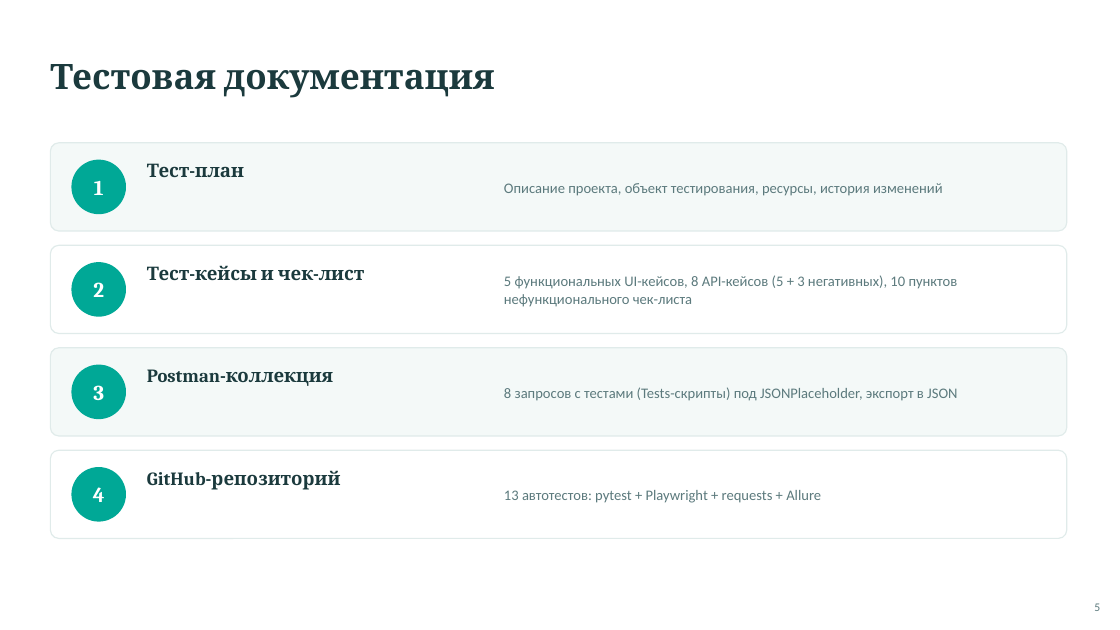
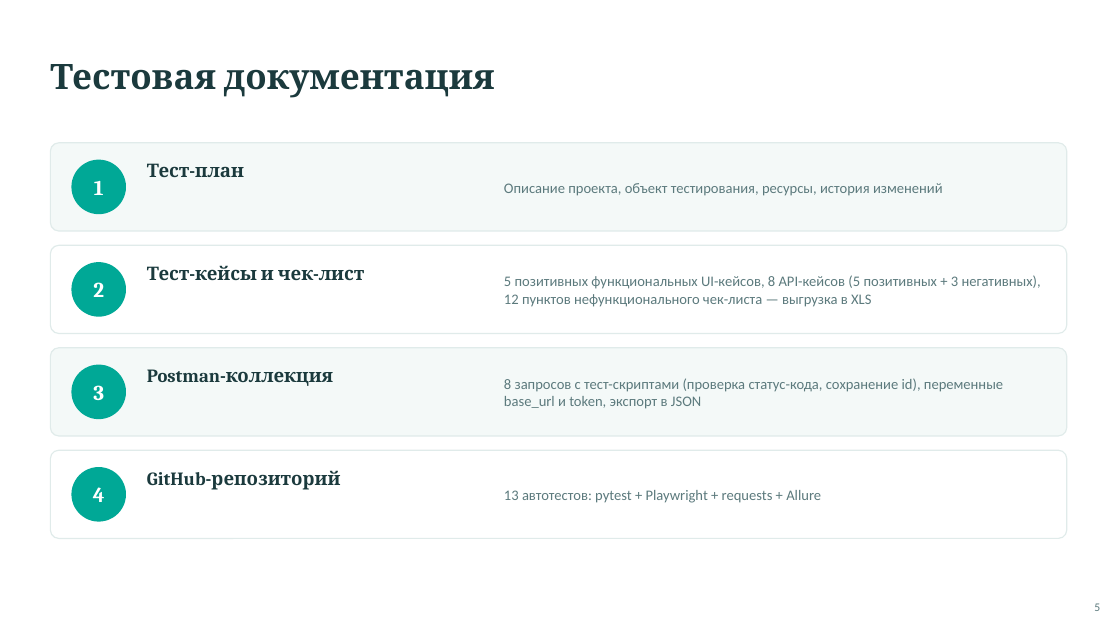
Before and after one commit to Gera-lang405/skypro-diploma-automation, a slide deck: slide 5 of diploma_presentation.pptx. Drawn at 1120x630 pixels with LibreOffice and Linux fonts; fonts in the diff are those of the drawing. Boxes give left, top, right and bottom in pixels: in the first picture for what was removed or moved away, otherwise in the second. Text is boxed around its words. In the diff, an @@ line names an element or a change of style, - is before the commit and + after.

Commit message:
Позитивные UI-тесты, BR-002, обновлённые тест-кейсы, чек-лист и презентация
- UI: поиск по автору и название в карточке товара вместо негативных кейсов;
  выдача берётся только из блока результатов, закрывается список подсказок,
  ожидание монтирования приложения перед вводом запроса
- API: негативный кейс «неподдерживаемый метод» (POST /todos/1 -> 404)
- XLS: шаги по одному действию, колонки «Автотест» и «Статус прогона»;
  чек-лист на 12 пунктов, дефекты BR-001 и BR-002
- Postman: обновлён запрос 8
- README, презентация, скриншоты Allure финального прогона (13/13)

```diff
--- a/diploma_presentation.pptx
+++ b/diploma_presentation.pptx
@@ text at (504,275,1041,307): text changed @@
-5 функциональных UI-кейсов, 8 API-кейсов (5 + 3 негативных), 10 пунктов нефункционального чек-листа
+5 позитивных функциональных UI-кейсов, 8 API-кейсов (5 позитивных + 3 негативных), 12 пунктов нефункционального чек-листа — выгрузка в XLS
@@ text at (504,378,1003,409): text changed @@
-8 запросов с тестами (Tests-скрипты) под JSONPlaceholder, экспорт в JSON
+8 запросов с тест-скриптами (проверка статус-кода, сохранение id), переменные base_url и token, экспорт в JSON
```
Also in this commit, not shown: 9 other slides changed, 1 slide added, 9 other files.
